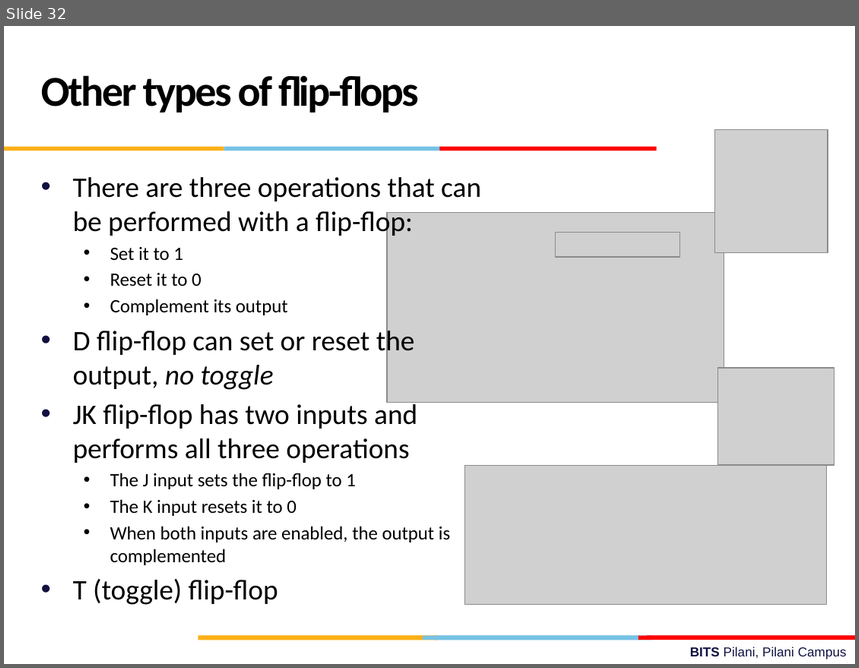
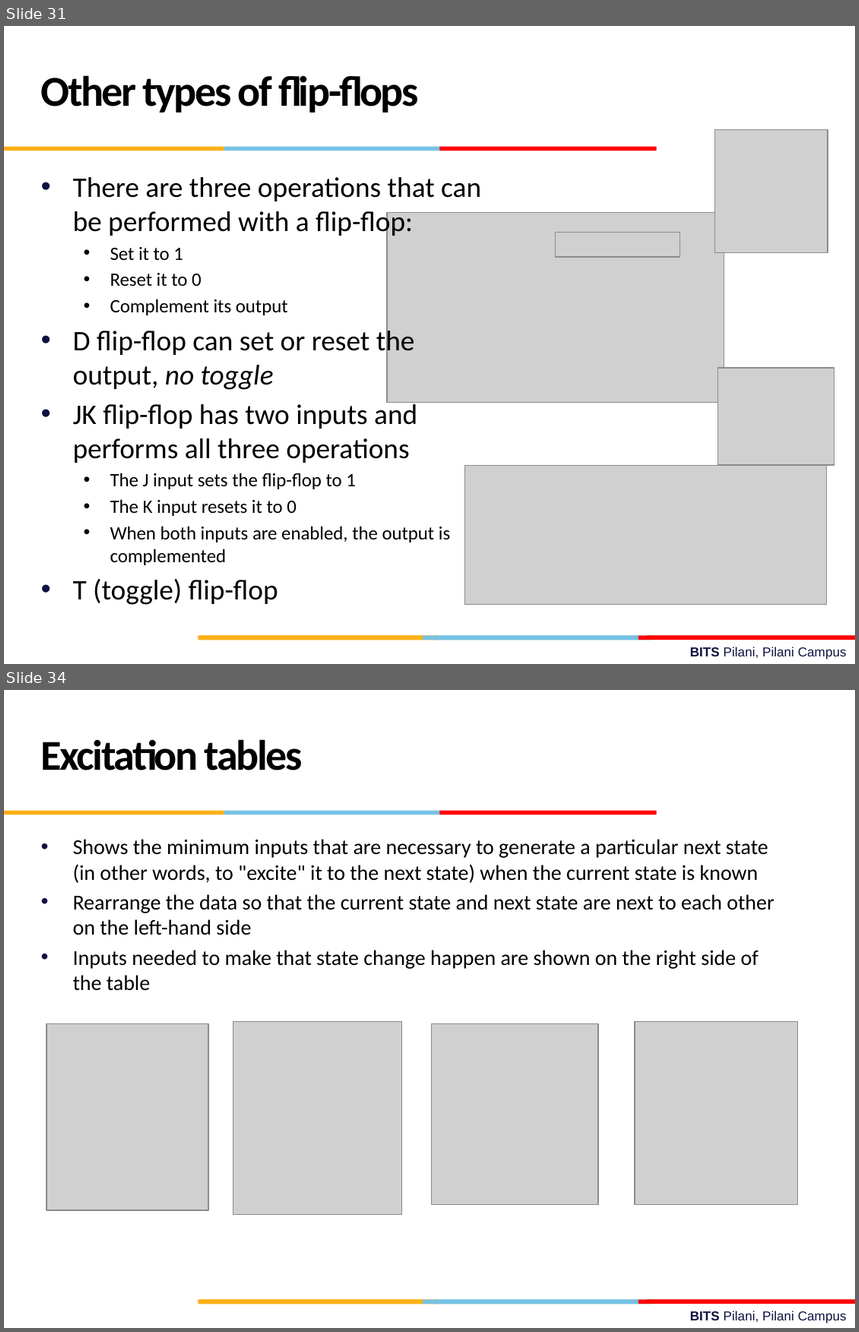
Before and after one commit to csndl-iitd/f2152025, a slide deck: Lec-14-15.pptx. Shown one above the other, each under a label of ours: slide 32 before the commit, slides 31 and 34 after it; the slides between them are not shown. The pictures are 859x668 and 859x1332 pixels, drawn with LibreOffice and Linux fonts; fonts in the diff are those of the drawing; grey boxes stand for pictures; background and template pictures are left out. Boxes give left, top, right and bottom in pixels: in the first picture for what was removed or moved away, otherwise in the second. Text is boxed around its words. In the diff, an @@ line names an element or a change of style, - is before the commit and + after.

```diff
--- a/Lec-14-15.pptx
+++ b/Lec-14-15.pptx
@@ slide 34 added at <box>4,690,855,1328</box>, background #FFFFFF; not listed: 10 template elements that a slide beside it also shows @@
@@ text added at <box>41,739,303,771</box>, 36 pt, text #000000, bold @@
+Excitation tables
@@ text added at <box>73,839,774,991</box>, 18 pt, text #000000 @@
+• Shows the minimum inputs that are necessary to generate a particular next state (in other words, to "excite" it to the next state) when the current state is known
+• Rearrange the data so that the current state and next state are next to each other on the left-hand side
+• Inputs needed to make that state change happen are shown on the right side of the table
@@ picture added at <box>47,1024,208,1211</box> @@
@@ picture added at <box>233,1022,401,1215</box> @@
@@ picture added at <box>431,1024,598,1205</box> @@
@@ picture added at <box>635,1022,798,1205</box> @@
@@ what was slide 32 is now slide 31 @@
```
Also in this commit, not shown: 11 other slides added.
